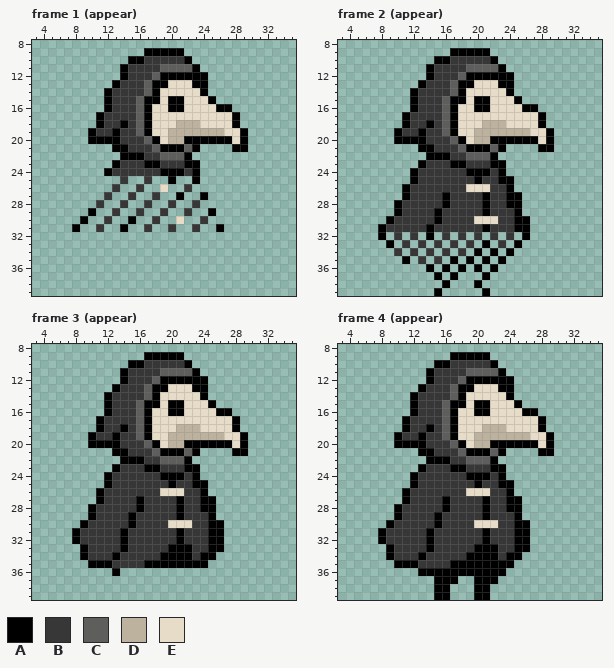
File history of a pixel-art file, Assets/Animations/Story/Villain_PlagueDoctor.aseprite. The first picture shows the starting point.
40x40 pixels, 36 frames. Shown: frame 1 (appear): x 3..35, y 8..39; frame 2 (appear): x 3..35, y 8..39; frame 3 (appear): x 3..35, y 8..39; frame 4 (appear): x 3..35, y 8..39. The commit also changed other frames, which this record leaves out.
Palette (. is transparent): A #000000  B #373737  C #5e5e5d  D #bdb29e  E #e7dcc8
Pixels before, frame 1 (appear), first column x 8:
 9 .........AAAAA........
10 .......AABBBBBA.......
11 ......ABBBBCCCCA......
12 ......ABBBCAAAAAA.....
13 .....ABBBCAAEEEAA.....
14 ....ABBBBCAEEEEEA.....
15 ....ABBBCAAEAAEEEA....
16 ....ABBBCAEEAAEEEEAA..
17 ...ABBBBCAEEEEEEEEEEA.
18 ...ABBABCAEEEDDDEEEEA.
19 ..ABBABBCAEEDDDDDDDEEA
20 ..AAAABBBCAEDDAAAAAAEA
21 .....AABBBCAAACA....AA
22 ......AAABBCCCA.......
23 .....ABBBAABBBAA......
24 ....ABBBBBBAAABA......
25 ......B..B..A..A......
26 .....B..B..E..B.......
27 ....B..B..B..A..A.....
28 ...B..B..B..B..B......
29 ..A..B..B..B..B..A....
30 .A..B..A..B..E..B.....
31 A..B..A..B..B..B..A...
Pixels before, frame 2 (appear), first column x 8:
 9 .........AAAAA........
10 .......AABBBBBA.......
11 ......ABBBBCCCCA......
12 ......ABBBCAAAAAA.....
13 .....ABBBCAAEEEAA.....
14 ....ABBBBCAEEEEEA.....
15 ....ABBBCAAEAAEEEA....
16 ....ABBBCAEEAAEEEEAA..
17 ...ABBBBCAEEEEEEEEEEA.
18 ...ABBABCAEEEDDDEEEEA.
19 ..ABBABBCAEEDDDDDDDEEA
20 ..AAAABBBCAEDDAAAAAAEA
21 .....AABBBCAAACA....AA
22 ......AAABBCCCA.......
23 .....ABBBAABBBAA......
24 ....ABBBBBBAAABA......
25 ....ABBBBBBBABBAA.....
26 ...ABBBBBBBEEEBBA.....
27 ...ABBBBABBBBABBAA....
28 ..ABBBBBABBBBABBAA....
29 ..ABBBBABBBBBABBBA....
30 .ABBBBBABBBBEEEBBAA...
31 ABBBBBABBBBBBABBBAA...
32 A.B.B.A.B.B.B.B.B.A...
33 .A.B.B.B.B.B.A.B.A....
34 ..B.B.B.B.B.A.A.A.....
35 ...A.B.B.A.A.A.A......
36 ......A.A.A.A.A.......
37 .......A.A...A........
38 ........A...A.........
39 .......A.....A........
Pixels before, frame 3 (appear), first column x 8:
 9 .........AAAAA........
10 .......AABBBBBA.......
11 ......ABBBBCCCCA......
12 ......ABBBCAAAAAA.....
13 .....ABBBCAAEEEAA.....
14 ....ABBBBCAEEEEEA.....
15 ....ABBBCAAEAAEEEA....
16 ....ABBBCAEEAAEEEEAA..
17 ...ABBBBCAEEEEEEEEEEA.
18 ...ABBABCAEEEDDDEEEEA.
19 ..ABBABBCAEEDDDDDDDEEA
20 ..AAAABBBCAEDDAAAAAAEA
21 .....AABBBCAAACA....AA
22 ......AAABBCCCA.......
23 .....ABBBAABBBAA......
24 ....ABBBBBBAAABA......
25 ....ABBBBBBBABBAA.....
26 ...ABBBBBBBEEEBBA.....
27 ...ABBBBABBBBABBAA....
28 ..ABBBBBABBBBABBAA....
29 ..ABBBBABBBBBABBBA....
30 .ABBBBBABBBBEEEBBAA...
31 ABBBBBABBBBBBABBBAA...
32 ABBBBBABBBBBBABBBAA...
33 .ABBBBABBBBBAAABBAA...
34 .ABBBABBBBBAAAABAA....
35 ..AAABBBBAAAAAAAA.....
36 .....A................
Pixels before, frame 4 (appear), first column x 8:
 9 .........AAAAA........
10 .......AABBBBBA.......
11 ......ABBBBCCCCA......
12 ......ABBBCAAAAAA.....
13 .....ABBBCAAEEEAA.....
14 ....ABBBBCAEEEEEA.....
15 ....ABBBCAAEAAEEEA....
16 ....ABBBCAEEAAEEEEAA..
17 ...ABBBBCAEEEEEEEEEEA.
18 ...ABBABCAEEEDDDEEEEA.
19 ..ABBABBCAEEDDDDDDDEEA
20 ..AAAABBBCAEDDAAAAAAEA
21 .....AABBBCAAACA....AA
22 ......AAABBCCCA.......
23 .....ABBBAABBBAA......
24 ....ABBBBBBAAABA......
25 ....ABBBBBBBABBAA.....
26 ...ABBBBBBBEEEBBA.....
27 ...ABBBBABBBBABBAA....
28 ..ABBBBBABBBBABBAA....
29 ..ABBBBABBBBBABBBA....
30 .ABBBBBABBBBEEEBBAA...
31 ABBBBBABBBBBBABBBAA...
32 ABBBBBABBBBBBABBBAA...
33 .ABBBBABBBBBAAABBAA...
34 .ABBBABBBBBAAAABAA....
35 ..AAABBBBAAAAAAAA.....
36 .....AAAAAAAAAAA......
37 .......AAA..AAA.......
38 .......AA...AA........
39 .......AA...AA........
Once edited:
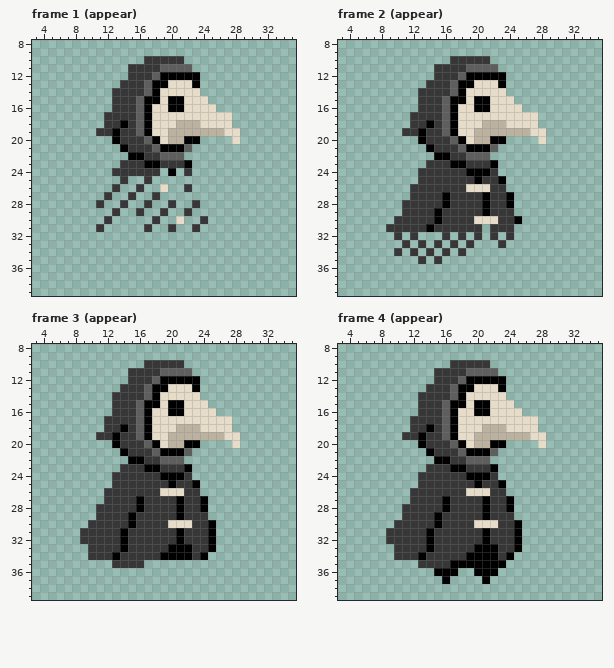
The edit:
Frame 1 (appear):
y 9: x 17..21 AAAAA -> .....
y 10: x 15..16 AA -> ..; x 22 A -> .
y 11: x 14 A -> .; x 23 A -> .
y 12: x 14 A -> .; x 24 A -> .
y 13: x 13 A -> .; x 24 A -> .
y 14: x 12 A -> .; x 24 A -> .
y 15: x 12 A -> .; x 25 A -> .
y 16: x 12 A -> .; x 26..27 AA -> ..
y 17..18: x 11 A -> .; x 28 A -> .
y 19: x 10 A -> .; x 29 A -> .
y 20: x 10..12 AAA -> ...; x 24..27 AAAA -> ....; x 29 A -> .
y 21: x 13 A -> .; x 23 A -> .; x 28..29 AA -> ..
y 22: x 14 A -> .; x 22 A -> .
y 23: x 13 A -> .; x 23 A -> .
y 24: x 12 A -> .; x 19 A -> .; x 21 A -> .; x 23 A -> .
y 25: x 20 A -> .; x 23 A -> .
y 27: x 21 A -> .; x 24 A -> .
y 29: x 10 A -> .; x 25 A -> .
y 30: x 9 A -> .; x 15 A -> .
y 31: x 8 A -> .; x 14 A -> .; x 26 A -> .
Frame 2 (appear):
y 9: x 17..21 AAAAA -> .....
y 10: x 15..16 AA -> ..; x 22 A -> .
y 11: x 14 A -> .; x 23 A -> .
y 12: x 14 A -> .; x 24 A -> .
y 13: x 13 A -> .; x 24 A -> .
y 14: x 12 A -> .; x 24 A -> .
y 15: x 12 A -> .; x 25 A -> .
y 16: x 12 A -> .; x 26..27 AA -> ..
y 17..18: x 11 A -> .; x 28 A -> .
y 19: x 10 A -> .; x 29 A -> .
y 20: x 10..12 AAA -> ...; x 24..27 AAAA -> ....; x 29 A -> .
y 21: x 13 A -> .; x 23 A -> .; x 28..29 AA -> ..
y 22: x 14 A -> .; x 22 A -> .
y 23: x 13 A -> .; x 23 A -> .
y 24: x 12 A -> .; x 23 A -> .
y 25: x 12 A -> .; x 24 A -> .
y 26: x 11 A -> .; x 24 A -> .
y 27: x 11 A -> .; x 25 A -> .
y 28..29: x 10 A -> .; x 25 A -> .
y 30: x 9 A -> .; x 26 A -> .
y 31: x 8 A -> .; x 21 A -> .; x 25..26 AA -> ..
y 32: x 8 A -> .; x 14 A -> .; x 26 A -> .
y 33: x 9 A -> .; x 21 A -> .; x 25 A -> .
y 34: x 20 A -> .; x 22 A -> .; x 24 A -> .
y 35: x 11 A -> .; x 17 A -> .; x 19 A -> .; x 21 A -> .; x 23 A -> .
y 36: x 14 A -> .; x 16 A -> .; x 18 A -> .; x 20 A -> .; x 22 A -> .
y 37: x 15 A -> .; x 17 A -> .; x 21 A -> .
y 38: x 16 A -> .; x 20 A -> .
y 39: x 15 A -> .; x 21 A -> .
Frame 3 (appear):
y 9: x 17..21 AAAAA -> .....
y 10: x 15..16 AA -> ..; x 22 A -> .
y 11: x 14 A -> .; x 23 A -> .
y 12: x 14 A -> .; x 24 A -> .
y 13: x 13 A -> .; x 24 A -> .
y 14: x 12 A -> .; x 24 A -> .
y 15: x 12 A -> .; x 25 A -> .
y 16: x 12 A -> .; x 26..27 AA -> ..
y 17..18: x 11 A -> .; x 28 A -> .
y 19: x 10 A -> .; x 29 A -> .
y 20: x 10..12 AAA -> ...; x 24..27 AAAA -> ....; x 29 A -> .
y 21: x 13 A -> .; x 23 A -> .; x 28..29 AA -> ..
y 22: x 14 A -> .; x 22 A -> .
y 23: x 13 A -> .; x 23 A -> .
y 24: x 12 A -> .; x 23 A -> .
y 25: x 12 A -> .; x 24 A -> .
y 26: x 11 A -> .; x 24 A -> .
y 27: x 11 A -> .; x 25 A -> .
y 28..29: x 10 A -> .; x 25 A -> .
y 30: x 9 A -> .; x 26 A -> .
y 31..32: x 8 A -> .; x 26 A -> .
y 33: x 9 A -> .; x 26 A -> .
y 34: x 9 A -> .; x 25 A -> .
y 35: x 10..12 AAA -> ...; x 17..24 AAAAAAAA -> ........
y 36: x 13 A -> .
Frame 4 (appear):
y 9: x 17..21 AAAAA -> .....
y 10: x 15..16 AA -> ..; x 22 A -> .
y 11: x 14 A -> .; x 23 A -> .
y 12: x 14 A -> .; x 24 A -> .
y 13: x 13 A -> .; x 24 A -> .
y 14: x 12 A -> .; x 24 A -> .
y 15: x 12 A -> .; x 25 A -> .
y 16: x 12 A -> .; x 26..27 AA -> ..
y 17..18: x 11 A -> .; x 28 A -> .
y 19: x 10 A -> .; x 29 A -> .
y 20: x 10..12 AAA -> ...; x 24..27 AAAA -> ....; x 29 A -> .
y 21: x 13 A -> .; x 23 A -> .; x 28..29 AA -> ..
y 22: x 14 A -> .; x 22 A -> .
y 23: x 13 A -> .; x 23 A -> .
y 24: x 12 A -> .; x 23 A -> .
y 25: x 12 A -> .; x 24 A -> .
y 26: x 11 A -> .; x 24 A -> .
y 27: x 11 A -> .; x 25 A -> .
y 28..29: x 10 A -> .; x 25 A -> .
y 30: x 9 A -> .; x 26 A -> .
y 31..32: x 8 A -> .; x 26 A -> .
y 33: x 9 A -> .; x 26 A -> .
y 34: x 9 A -> .; x 25 A -> .
y 35: x 10..12 AAA -> ...; x 24 A -> .
y 36: x 13..14 AA -> ..; x 18..19 AA -> ..; x 23 A -> .
y 37: x 15 A -> .; x 17 A -> .; x 20 A -> .; x 22 A -> .
y 38..39: x 15..16 AA -> ..; x 20..21 AA -> ..
Changed places in both pictures, as pixel boxes (x1, y1, x2, y2):
erased: (72, 48, 248, 232)
erased: (378, 48, 554, 296)
erased: (72, 352, 248, 576)
erased: (378, 352, 554, 600)
